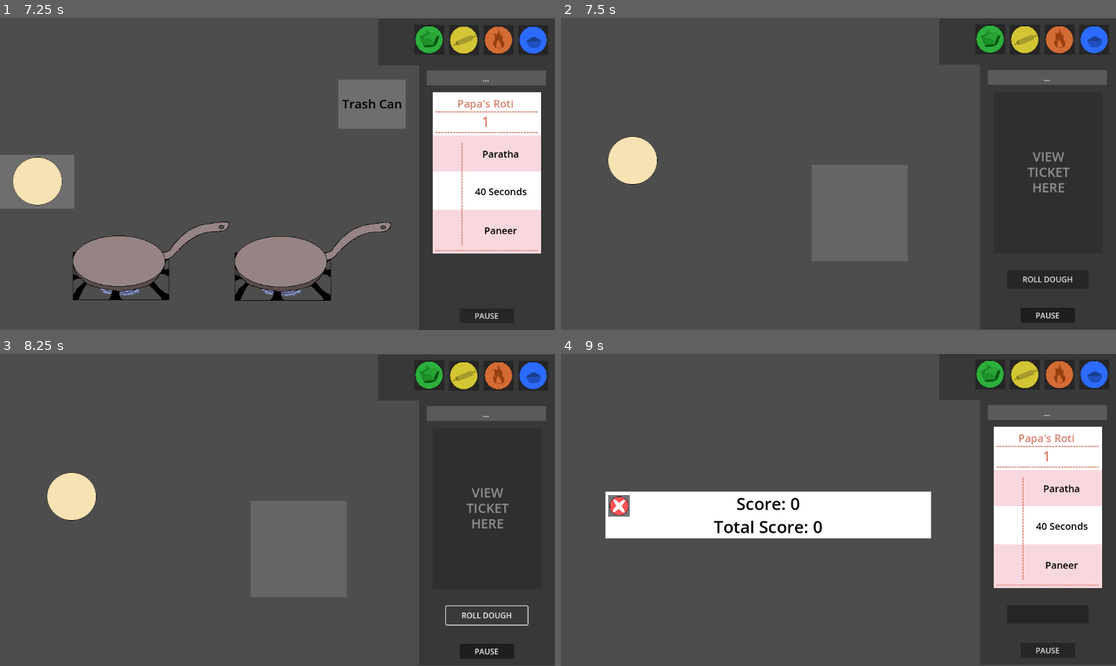
Above: before the commit, frames 1-4 (two rows, left to right).
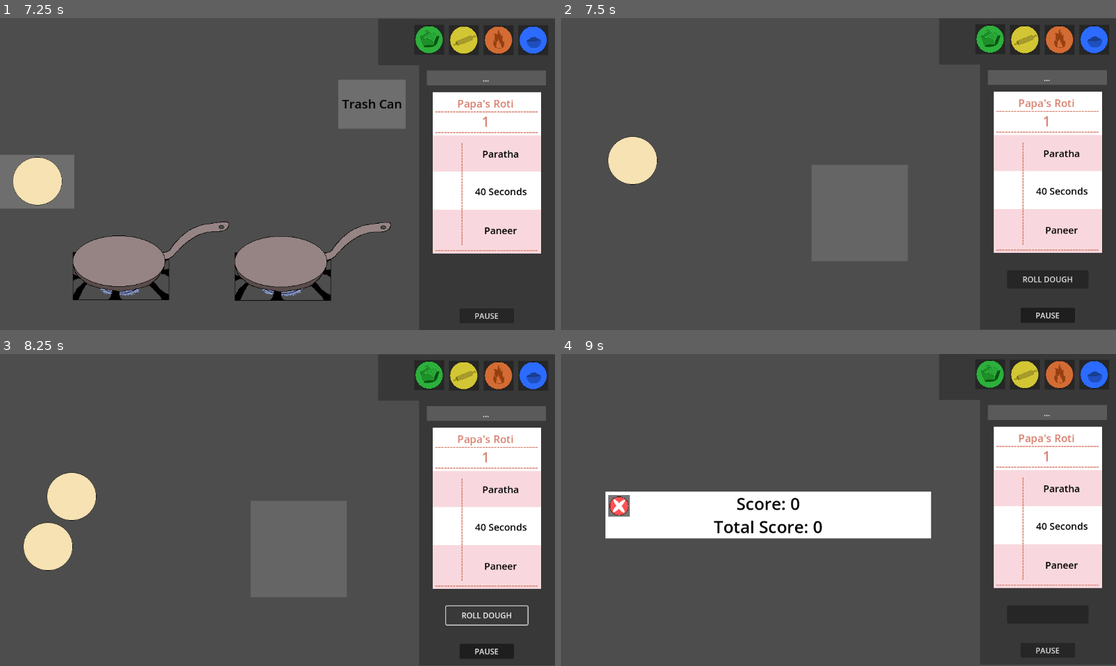
Above: after the commit, the same moments.

Repository: trishadar/PapasRotiria
Game: Godot game, scene res://main.tscn
Two runs of this game, one before a commit and one after it. Both use one fixed random seed, a clock stepped at 60 frames per second and the inputs below.
Inputs (mouse positions are in pixels of both pictures, inside the frame that each line leads up to):
- Up to frame 1 (7.25 s): click "START GAME" at 0.5 s; click "TAKE ORDER" at 1.25 s; click (488, 276) at 2 s; click (532, 39) at 2.75 s; click "PANEER" at 3.5 s; click "BUTTER CHICKEN" at 4.25 s; click "GOBI" at 5 s; click "FINISH ORDER" at 5.75 s; click (499, 39) at 6.5 s
- Up to frame 2 (7.5 s): click (1027, 39) at 7.25 s
- Up to frame 3 (8.25 s): click "ROLL DOUGH" at 8 s
- Up to frame 4 (9 s): click (988, 375) at 8.75 s

Frame 1 is identical in both runs. In frame 2, 10% of the frame differs, in the area x 77-98%, y 23-76%; in frame 3, 11%, in the area x 4-98%, y 23-76%; in frame 4, nothing differs.

Commit message:
help pt 3

Diff:
--- a/project/roll.gd
+++ /dev/null
@@ -1,37 +0,0 @@
-extends Node2D
-
-var ticket_scene: PackedScene = preload("res://ticket.tscn")
-var viewingTicketNode = null
-var sceneToSpawn = preload("res://roti.tscn")
-
-var spawn_count: int = 0
-var ticketSpawned = false
-
-func _on_take_order_button_pressed() -> void:
-	spawn_scene()
-	#
-
-
-func spawn_scene():
-	var instance = sceneToSpawn.instantiate()
-	add_child(instance)
-	instance.position = Vector2(100,400)
-
-	#figure out how to spawn in only one ball of dough at a time (check how many rotis are in scene?)
-	#figure out how to move roti from one scene to next
-	#figure out how to connect order ticket to roti to verify if the final order attached to the ticket is correct
-
-func _on_ready() -> void:
-	pass
-
-func _process(delta: float):
-	if (globalData.viewingTicket != null and ticketSpawned == false):
-		var instance_data = globalData.viewingTicket
-		var instance = ticket_scene.instantiate()
-		add_child(instance)
-		instance.set_up(instance_data)
-		viewingTicketNode = instance
-		globalData.viewingTicket = instance_data
-		globalData.ticketOccupied = true
-		ticketSpawned = true
-	print_debug("Debra")
--- a/project/roll.tscn
+++ b/project/roll.tscn
@@ -1,11 +1,50 @@
 [gd_scene load_steps=9 format=3 uid="uid://cn2d54ksqsmb8"]
 
-[ext_resource type="Script" uid="uid://b47mkvyaqkv7w" path="res://roti.gd" id="1_jsvgc"]
 [ext_resource type="PackedScene" uid="uid://bef638wepm82s" path="res://roti.tscn" id="2_vrgdt"]
 [ext_resource type="Script" path="res://put_roti_here.gd" id="3_48jdy"]
 [ext_resource type="PackedScene" uid="uid://hsfseme0taar" path="res://sidebar.tscn" id="3_ft62e"]
 [ext_resource type="Texture2D" uid="uid://vm1pi531y2h8" path="res://Assets/Circle.png" id="4_jsvgc"]
 [ext_resource type="PackedScene" uid="uid://ds26w6tcmw7mc" path="res://rollingBoard.tscn" id="6_32hjg"]
+
+[sub_resource type="GDScript" id="GDScript_jsvgc"]
+script/source = "extends Node2D
+
+var ticket_scene: PackedScene = preload(\"res://ticket.tscn\")
+var viewingTicketNode = null
+var sceneToSpawn = preload(\"res://roti.tscn\")
+
+var spawn_count: int = 0
+var ticketSpawned = false
+
+func _on_take_order_button_pressed() -> void:
+	spawn_scene()
+	#
+
+
+func spawn_scene():
+	var instance = sceneToSpawn.instantiate()
+	add_child(instance)
+	instance.position = Vector2(100,400)
+
+	#figure out how to spawn in only one ball of dough at a time (check how many rotis are in scene?)
+	#figure out how to move roti from one scene to next
+	#figure out how to connect order ticket to roti to verify if the final order attached to the ticket is correct
+
+func _on_ready() -> void:
+	pass
+
+func _process(delta: float):
+	if (globalData.viewingTicket != null and ticketSpawned == false):
+		var instance_data = globalData.viewingTicket
+		var instance = ticket_scene.instantiate()
+		add_child(instance)
+		instance.set_up(instance_data)
+		viewingTicketNode = instance
+		globalData.viewingTicket = instance_data
+		globalData.ticketOccupied = true
+		ticketSpawned = true
+	print_debug(\"Debra\")
+"
 
 [sub_resource type="CanvasTexture" id="CanvasTexture_vrgdt"]
 
@@ -13,7 +52,7 @@
 radius = 50.04
 
 [node name="roll" type="Node2D"]
-script = ExtResource("1_jsvgc")
+script = SubResource("GDScript_jsvgc")
 
 [node name="takeOrderButton" type="Button" parent="."]
 offset_left = 926.0
--- a/project/roti.gd
+++ /dev/null
@@ -1 +0,0 @@
-extends Node2D
Not shown, removed: project/roll.gd.uid
Not shown, removed: project/roti.gd.uid
